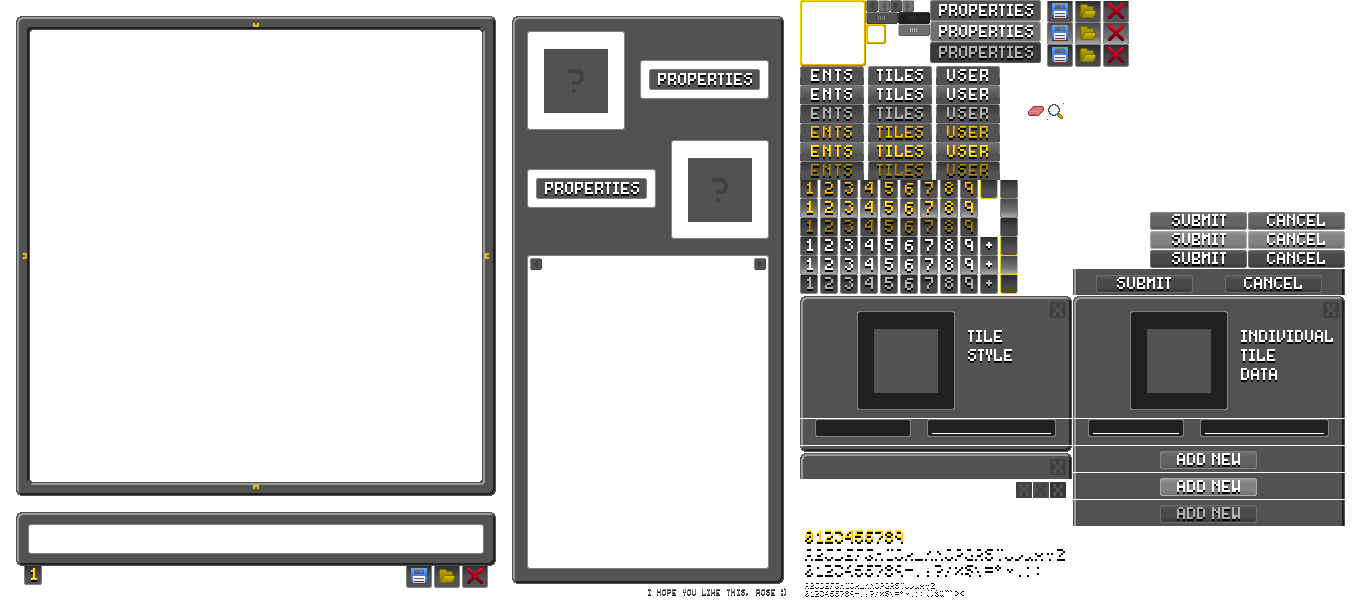
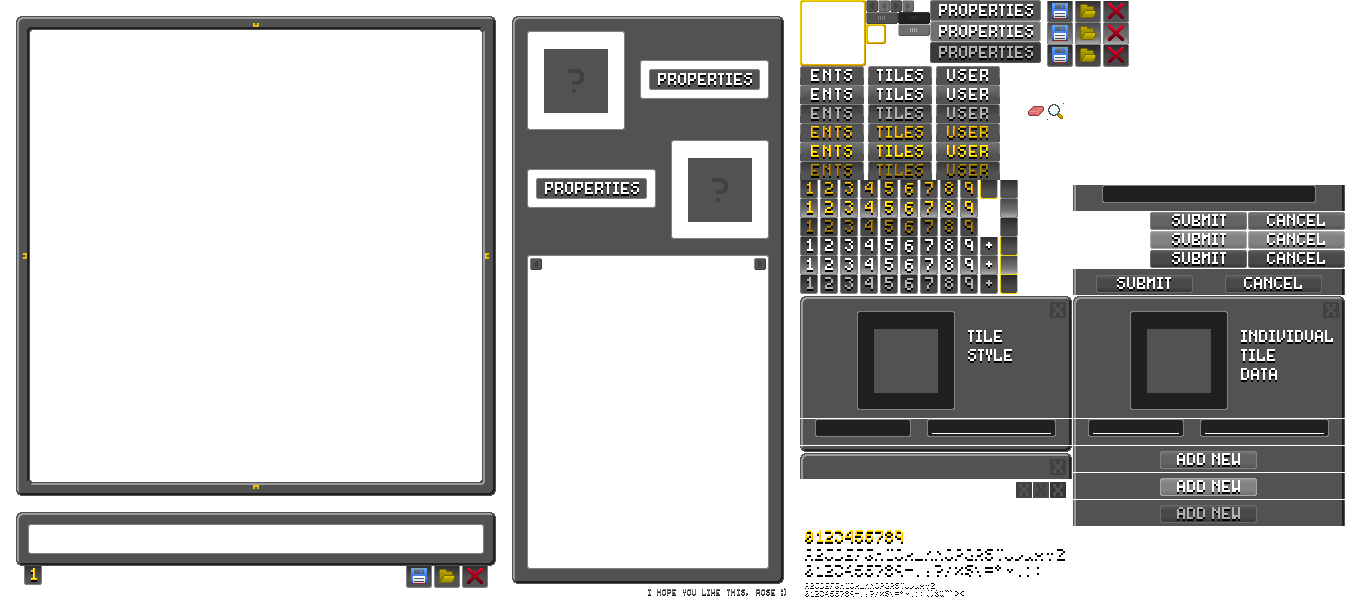
Layers edited between the first and the second 1360 x 600 image:
added layer "Popup Label" in group "Popup" over [1073, 185, 1345, 211]
